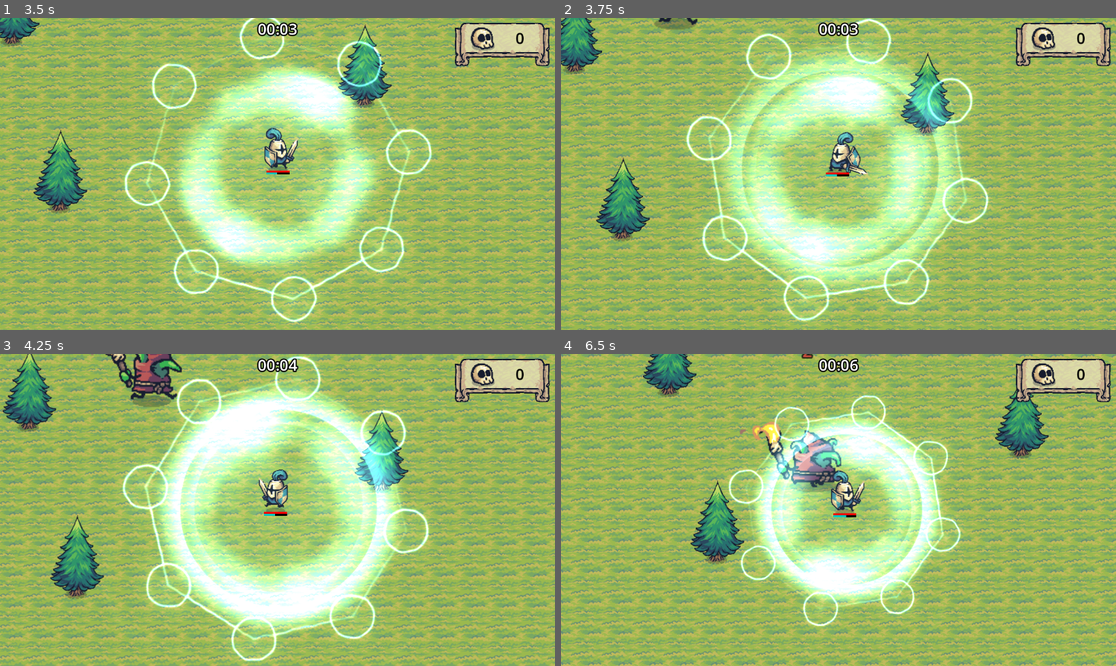
Above: before the commit, frames 1-4 (two rows, left to right).
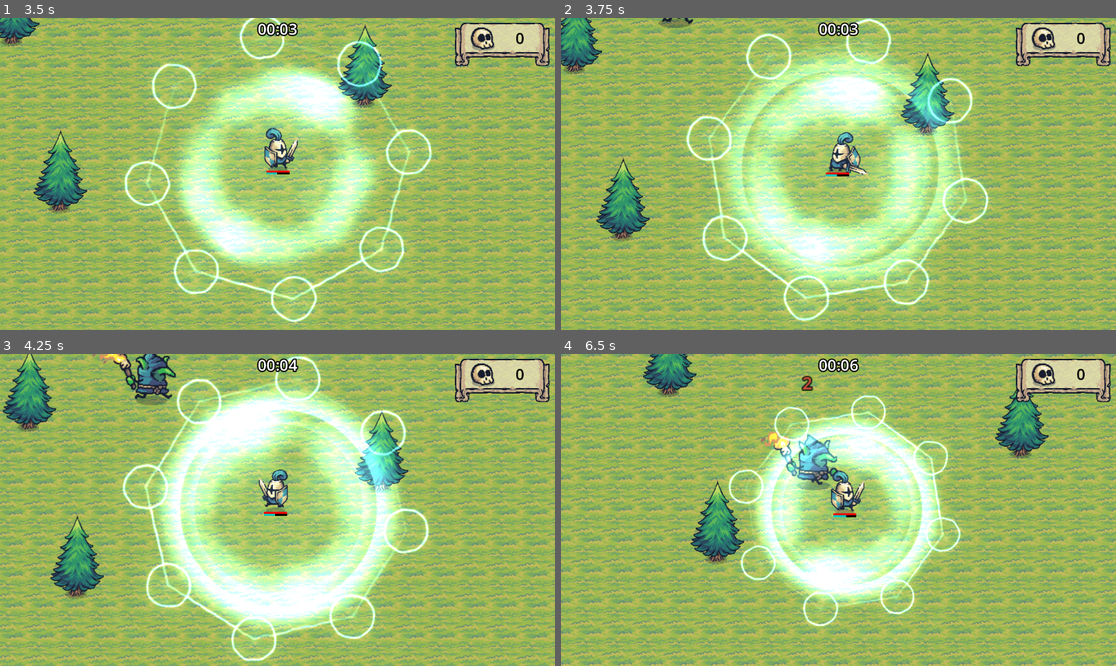
Above: after the commit, the same moments.

Repository: GracilianoOG/godot-dio-tiny-swords
Game: Godot game, scene res://main.tscn
Two runs of this game, one before a commit and one after it. Both use one fixed random seed, a clock stepped at 60 frames per second and the inputs below.
Inputs (mouse positions are in pixels of both pictures, inside the frame that each line leads up to):
- Up to frame 1 (3.5 s): move the mouse to (399, 158) at 0.52 s; hold D (move_right) 0.53-1.28 s; click (399, 158) at 0.6 s; move the mouse to (166, 189) at 1.27 s; hold S (move_down) 1.28-2.03 s; tap F (special) at 1.35, 2.85 s; move the mouse to (333, 105) at 2.02 s; hold D (move_right) 2.03-2.78 s; click (333, 105) at 2.1 s; move the mouse to (249, 236) at 2.77 s; hold W (move_up) from 2.78 s (still down)
- Up to frame 2 (3.75 s): move the mouse to (1005, 220) at 3.52 s; release W (move_up) at 3.53 s; hold A (move_left) from 3.53 s (still down); click (1005, 220) at 3.6 s
- Up to frame 3 (4.25 s): keep holding A (move_left)
- Up to frame 4 (6.5 s): move the mouse to (672, 463) at 4.27 s; tap F (special) at 4.35, 5.85 s; move the mouse to (866, 510) at 5.02 s; release A (move_left) at 5.03 s; hold S (move_down) 5.03-5.78 s; click (866, 510) at 5.1 s; move the mouse to (755, 432) at 5.77 s; hold D (move_right) from 5.78 s (still down)

Frame 1 is identical in both runs. In frame 2, 0.1% of the frame differs, in the area x 16-25%, y 0-4%; in frame 3, 1.3%; in frame 4, 1.9%, in the area x 32-51%, y 0-45%.

Commit message:
Add goblin minion on mob spawner

Diff:
--- a/systems/mob_spawner.tscn
+++ b/systems/mob_spawner.tscn
@@ -1,9 +1,10 @@
-[gd_scene load_steps=6 format=3 uid="uid://bt4ud0v87e7eh"]
+[gd_scene load_steps=7 format=3 uid="uid://bt4ud0v87e7eh"]
 
 [ext_resource type="Script" path="res://systems/mob_spawner.gd" id="1_xm1lv"]
 [ext_resource type="PackedScene" uid="uid://bx7hvq8h0bt4g" path="res://enemies/goblin.tscn" id="2_epvnb"]
 [ext_resource type="PackedScene" uid="uid://d4klshdkw5xoq" path="res://enemies/pawn.tscn" id="3_jy35p"]
 [ext_resource type="PackedScene" uid="uid://d3t4vj42snfay" path="res://enemies/sheep.tscn" id="4_t4jkg"]
+[ext_resource type="PackedScene" uid="uid://cu657ndn886da" path="res://enemies/goblin_minion.tscn" id="5_2rss8"]
 
 [sub_resource type="Curve2D" id="Curve2D_0fejo"]
 _data = {
@@ -14,7 +15,7 @@
 [node name="MobSpawner" type="Node2D"]
 position = Vector2(549, 323)
 script = ExtResource("1_xm1lv")
-creatures = Array[PackedScene]([ExtResource("2_epvnb"), ExtResource("3_jy35p"), ExtResource("4_t4jkg")])
+creatures = Array[PackedScene]([ExtResource("2_epvnb"), ExtResource("3_jy35p"), ExtResource("4_t4jkg"), ExtResource("5_2rss8")])
 
 [node name="Path2D" type="Path2D" parent="."]
 position = Vector2(-362.008, 137.118)
@@ -24,7 +25,7 @@
 [node name="PathFollow2D" type="PathFollow2D" parent="Path2D"]
 unique_name_in_owner = true
 position = Vector2(-1327.89, -976.074)
-rotation = 0.00972725
+rotation = 0.00972719
 
 [node name="_Timer_39893" type="Timer" parent="Path2D/PathFollow2D"]
 wait_time = 0.2
